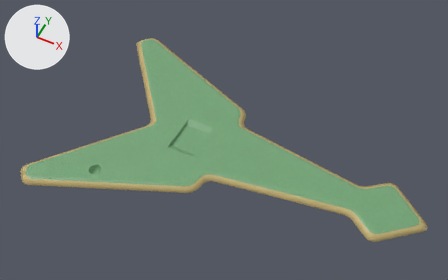
One commit to the Blender file Assets/Resources/Models/Buildings/Terrain.blend: the scene before it, then after it.
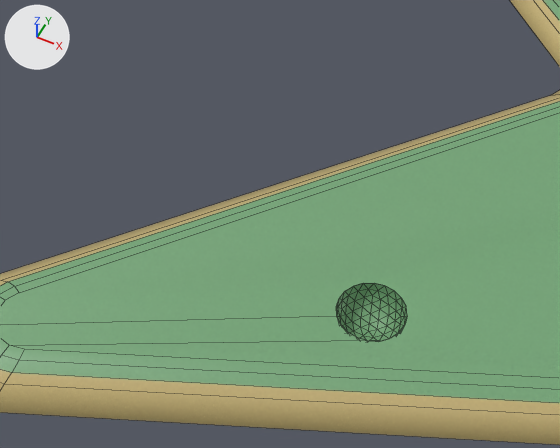
Each version is shown whole from a 50 mm camera at (26.6, -56.6, 73.0) aimed at (-2.1, 0.8, 1.2), then close up from a 50 mm camera at (-14.4, -23.8, 16.4) aimed at (-20.6, -11.4, 0.9). The axes (+X, +Y, +Z) are drawn at upper left. The lights are the same throughout. The close-ups show mesh edges as thin lines.

Objects in the first close-up: 'CantataTerrain'.
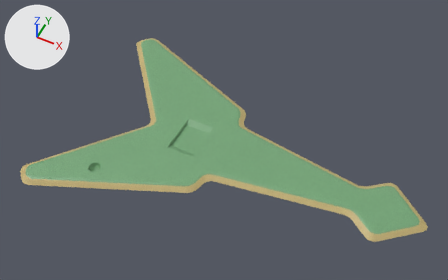
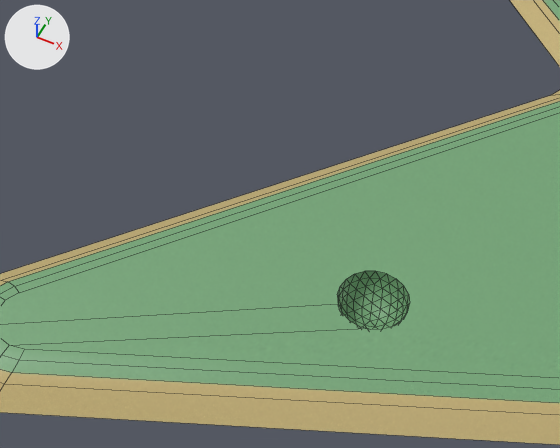
Commit message: terrain fix

Location of each change, [x1, y1, x2, y2] in pixels of the close-ups (560 x 448 px; the box of a moved part takes in the faces that stretch with it):
```json
{"object": "CantataTerrain", "change": "reshaped, modifiers changed", "before": [0, 0, 560, 445], "after": [0, 0, 560, 445]}
{"part": 1, "of": "me_plane", "change": "moved or reshaped", "before": [7, 267, 414, 349], "after": [7, 267, 414, 349]}
```

The change, as JSON lines over the scene's bpy script:
```json
{"block": "me_plane", "where": "# used by ob_cantataterrain; location = (0.0, 0.0, -0.62)"}
{"op": "remove", "block": "me_plane", "code": "me_plane.from_pydata(...)  # 422 vertices, 433 faces; spans x -27.9..30.3, y -18.9..19.1, z -0.9..0.7"}
{"op": "add", "block": "me_plane", "code": "me_plane.from_pydata(...)  # 381 vertices, 394 faces; spans x -27.9..30.3, y -18.9..19.1, z -0.3..0.7"}
{"block": "me_plane", "change": "me_plane part 1"}
{"block": "me_plane", "change": "132 vertices are removed from x -25.9..-16.6, y -12.9..17.2, z -0.9..0.6"}
{"block": "me_plane", "change": "205 faces are deleted"}
{"block": "me_plane", "change": "1 vertex moves from x -17.4, y -12.9, z 0.1 to x -17.4, y -12.9, z 0.6"}
{"block": "me_plane", "change": "91 vertices are added at x -18.5..-16.6, y -12.9..-11.0, z -0.3..0.6"}
{"block": "me_plane", "change": "166 new faces join them, mat_terraingrass (picture img_terraingrass_png_001)"}
{"op": "add", "block": "ob_cantataterrain", "code": "_m = ob_cantataterrain.modifiers.new('WeightedNormal', 'WEIGHTED_NORMAL')"}
{"op": "add", "block": "ob_cantataterrain", "code": "_m.keep_sharp = True"}
```
